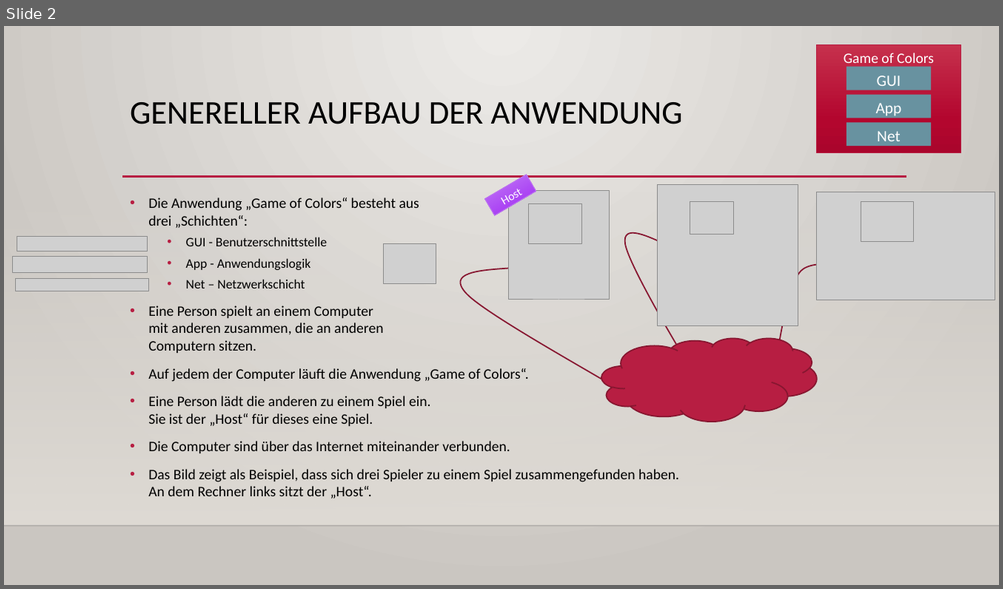
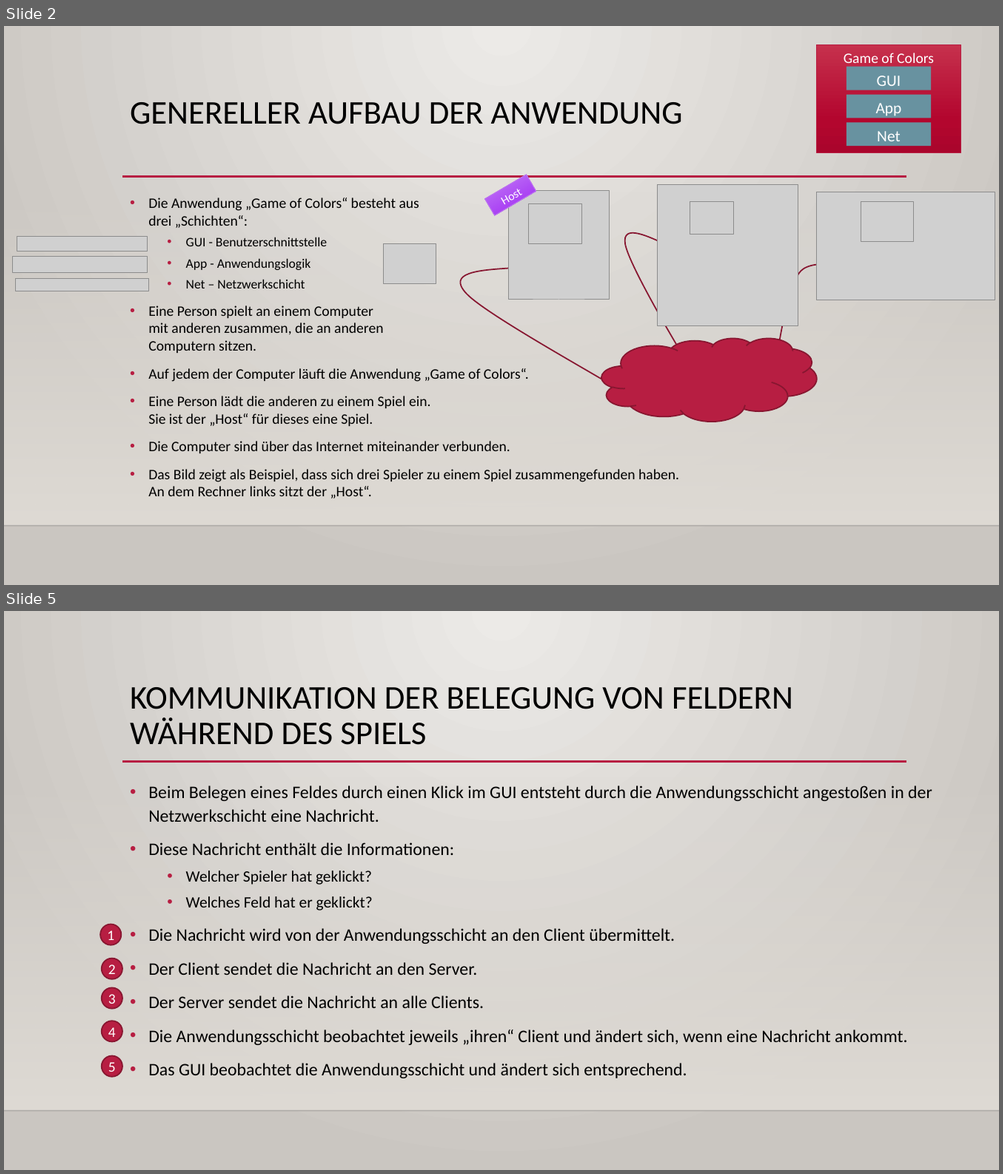
Before and after one commit to GyKoInformatikAG/gameOfColor, a slide deck: Game of Colours/ressources/EntwurfNetzwerkschicht.pptx. Shown one above the other, each under a label of ours: slide 2 before the commit, slides 2 and 5 after it; the slides between them are not shown. The pictures are 1003x589 and 1003x1174 pixels, drawn with LibreOffice and Linux fonts; fonts in the diff are those of the drawing; grey boxes stand for pictures; background and template pictures are left out. Boxes give left, top, right and bottom in pixels: in the first picture for what was removed or moved away, otherwise in the second. Text is boxed around its words. In the diff, an @@ line names an element or a change of style, - is before the commit and + after.

Commit message:
Aktualisierung "EntwurfNetzwerkschicht.pptx" im Ordner "ressources". Hier habe ich Folien eingefügt, wie Jano die Netzwerkschicht entworfen hat.

```diff
--- a/Game of Colours/ressources/EntwurfNetzwerkschicht.pptx
+++ b/Game of Colours/ressources/EntwurfNetzwerkschicht.pptx
@@ slide 5 added at bbox=[4, 611, 999, 1170], background gradient #ECEAE7 to #CAC7C1; not listed: 3 template elements that a slide beside it also shows @@
@@ title added at bbox=[130, 687, 793, 745], 32 pt, text #000000 @@
+KOMMUNIKATION DER BELEGUNG VON FELDERN WÄHREND DES SPIELS
@@ text added at bbox=[148, 786, 932, 1079], 17 pt, text #000000 @@
+• Beim Belegen eines Feldes durch einen Klick im GUI entsteht durch die Anwendungsschicht angestoßen in der Netzwerkschicht eine Nachricht.
+• Diese Nachricht enthält die Informationen:
+  • Welcher Spieler hat geklickt?
+  • Welches Feld hat er geklickt?
+• Die Nachricht wird von der Anwendungsschicht an den Client übermittelt.
+• Der Client sendet die Nachricht an den Server.
+• Der Server sendet die Nachricht an alle Clients.
+• Die Anwendungsschicht beobachtet jeweils „ihren“ Client und ändert sich, wenn eine Nachricht ankommt.
+• Das GUI beobachtet die Anwendungsschicht und ändert sich entsprechend.
@@ ellipse added at bbox=[100, 924, 121, 945], fill #B71E42, outline #871631 1.25 pt, 13.9 pt, text #FFFFFF @@
+1
@@ ellipse added at bbox=[102, 959, 122, 980], fill #B71E42, outline #871631 1.25 pt, 13.9 pt, text #FFFFFF @@
+2
@@ ellipse added at bbox=[102, 988, 122, 1008], fill #B71E42, outline #871631 1.25 pt, 13.9 pt, text #FFFFFF @@
+3
@@ ellipse added at bbox=[102, 1022, 122, 1042], fill #B71E42, outline #871631 1.25 pt, 13.9 pt, text #FFFFFF @@
+4
@@ ellipse added at bbox=[102, 1056, 122, 1077], fill #B71E42, outline #871631 1.25 pt, 13.9 pt, text #FFFFFF @@
+5
```
Also in this commit, not shown: 3 other slides added.
